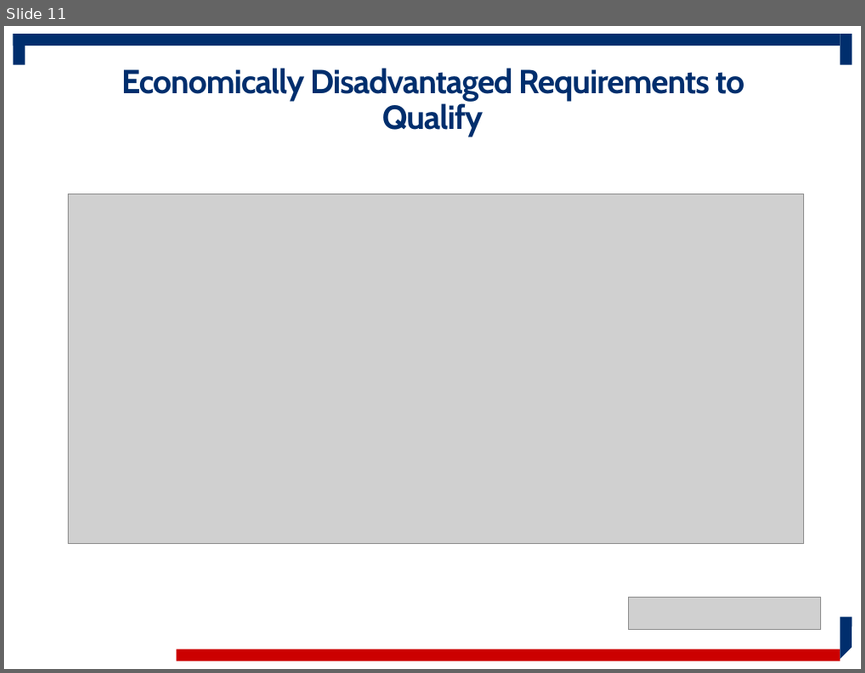
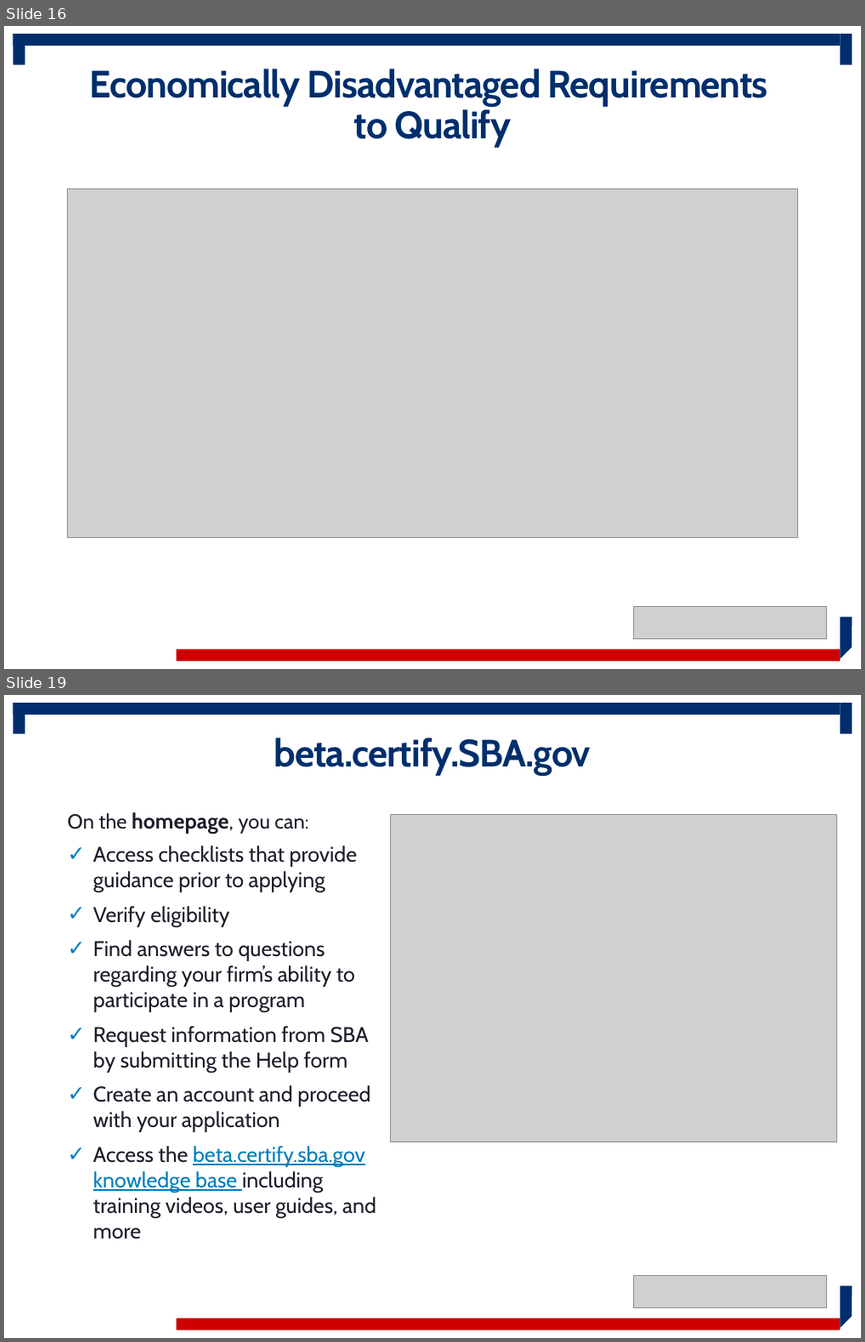
Before and after one commit to USSBA/brand, a slide deck: assets/sba/resource-partners/WOSB-ProgramOverview.pptx. Shown one above the other, each under a label of ours: slide 11 before the commit, slides 16 and 19 after it; the slides between them are not shown. The pictures are 865x673 and 865x1342 pixels, drawn with LibreOffice and Linux fonts; fonts in the diff are those of the drawing; grey boxes stand for pictures; background and template pictures are left out. Boxes give left, top, right and bottom in pixels: in the first picture for what was removed or moved away, otherwise in the second. Text is boxed around its words. In the diff, an @@ line names an element or a change of style, - is before the commit and + after.

```diff
--- a/assets/sba/resource-partners/WOSB-ProgramOverview.pptx
+++ b/assets/sba/resource-partners/WOSB-ProgramOverview.pptx
@@ slide 19 added at bbox=[4, 695, 861, 1338], background #FFFFFF; not listed: 5 template elements that a slide beside it also shows @@
@@ title added at bbox=[274, 737, 590, 775], 32 pt, text #002E6D, bold @@
+beta.certify.SBA.gov
@@ text added at bbox=[68, 812, 376, 1239], 17.9 pt, text #1B1E29 @@
+On the homepage, you can:
+✓ Access checklists that provide guidance prior to applying
+✓ Verify eligibility
+✓ Find answers to questions regarding your firm’s ability to participate in a program
+✓ Request information from SBA by submitting the Help form
+✓ Create an account and proceed with your application
+✓ Access the beta.certify.sba.gov knowledge base including training videos, user guides, and more
@@ picture added at bbox=[391, 815, 837, 1142] @@
@@ picture added at bbox=[634, 1275, 827, 1307] @@
@@ what was slide 11 is now slide 16 @@
@@ slide 16 changed as well @@
@@ title "Economically Disadvantaged Requirements to Qualify" at bbox=[89, 68, 768, 147]: size 28 to 32 pt @@
@@ picture: place and size @@
-picture at bbox=[69, 194, 803, 544]
+picture at bbox=[68, 189, 796, 538]
@@ picture: place and size @@
-picture at bbox=[628, 596, 821, 629]
+picture at bbox=[634, 606, 827, 638]
```
Also in this commit, not shown: 13 other slides changed, 20 other slides added, 7 slides removed, 1 other file.
